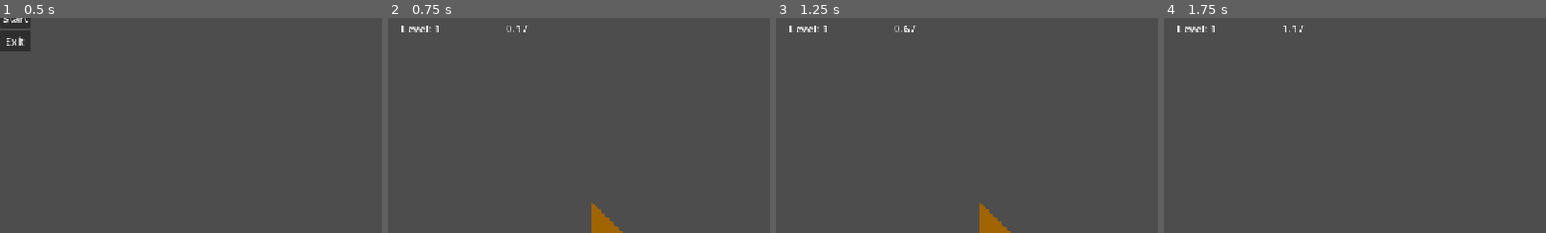
Above: before the commit, frames 1-4 (left to right).
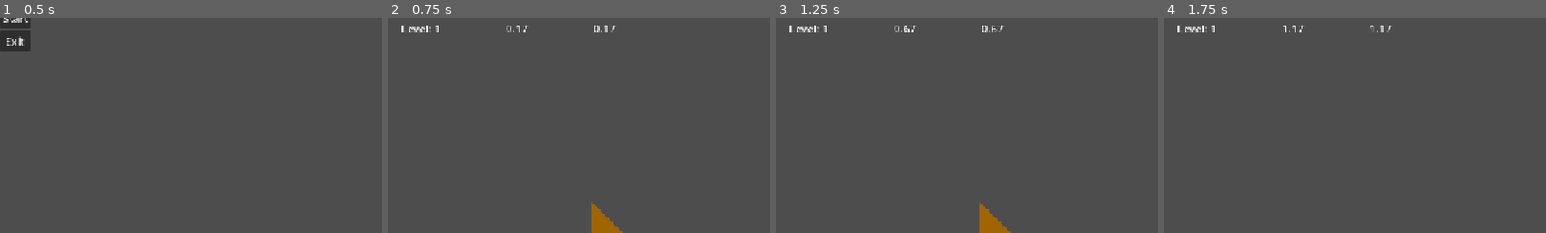
Above: after the commit, the same moments.

Repository: Mareruma/Bounce-Back
Game: Godot game, scene res://Scenes/game.tscn
The game is run twice, just before and just after one commit, with the same random seed, the same clock (stepped at 60 frames per second) and the same inputs.
Inputs:
- Up to frame 1 (0.5 s): no input
- Up to frame 2 (0.75 s): click "Start" at 0.5 s
- Up to frame 3 (1.25 s): no input
- Up to frame 4 (1.75 s): tap Enter (ui_accept) at 1.25, 1.52 s; hold Right (ui_right) from 1.28 s (still down); tap F (kick) at 1.35 s
The pictures show only the part of the screen within x 0-50%, y 2-52%; the shares and areas given below are measured in that part.

Frame 1 is identical in both runs. In frame 2, less than 0.1% of the frame differs, in the area x 54-60%, y 3-7%; in frame 3, less than 0.1%; in frame 4, less than 0.1%.

Commit message:
Global var and timer

Diff:
--- a/Scenes/ui.tscn
+++ b/Scenes/ui.tscn
@@ -33,3 +33,6 @@
 
 [node name="Time" type="Label" parent="Control/MarginContainer/HBoxContainer" unique_id=323700062]
 layout_mode = 2
+
+[node name="GlobalTime" type="Label" parent="Control/MarginContainer/HBoxContainer" unique_id=1860634384]
+layout_mode = 2
--- a/Scripts/Levels/level_1.gd
+++ b/Scripts/Levels/level_1.gd
@@ -1,4 +1,7 @@
 extends Node2D
+
+func _ready() -> void:
+	Main.is_timer_running = true
 
 func _on_area_2d_body_entered(body: Node2D) -> void:
 	if body.name == "Duck":
--- /dev/null
+++ b/Scripts/main.gd
@@ -0,0 +1,8 @@
+extends Node
+
+var time: float = 0.0
+var is_timer_running: bool = false
+
+func _process(delta: float) -> void:
+	if is_timer_running:
+		time += delta
--- a/Scripts/ui.gd
+++ b/Scripts/ui.gd
@@ -1,12 +1,14 @@
 extends CanvasLayer
 @onready var score_label = $Control/MarginContainer/HBoxContainer/Score
 @onready var time_label = $Control/MarginContainer/HBoxContainer/Time
+@onready var global_time = $Control/MarginContainer/HBoxContainer/GlobalTime
 
 var time: float = 0.0
 
 func _process(delta: float) -> void:
 	time += delta
 	time_label.text = "%.2f" % time
+	global_time.text = "%.2f" % Main.time
 
 func update_score(new_score: int):
 	score_label.text = "Level: " + str(new_score)
--- a/project.godot
+++ b/project.godot
@@ -14,6 +14,10 @@
 run/main_scene="uid://bj5wrg1ycfc2f"
 config/features=PackedStringArray("4.7", "GL Compatibility")
 config/icon="res://Assets/icon.svg"
+
+[autoload]
+
+Main="*uid://cypk6mwd3xre4"
 
 [display]
 
Not shown, added: Scripts/main.gd.uid
